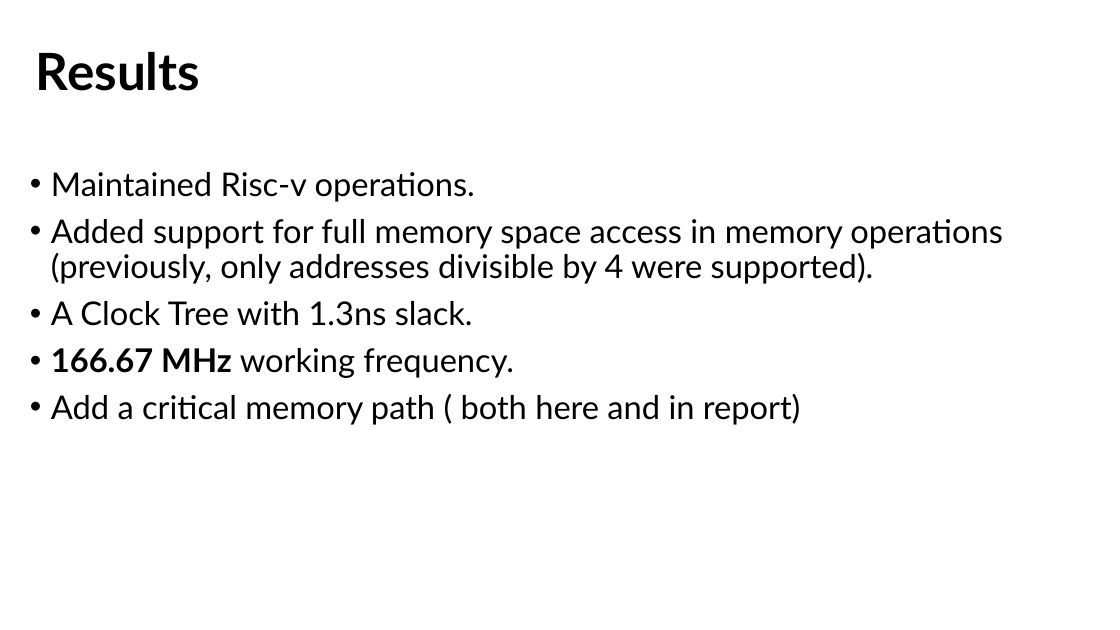
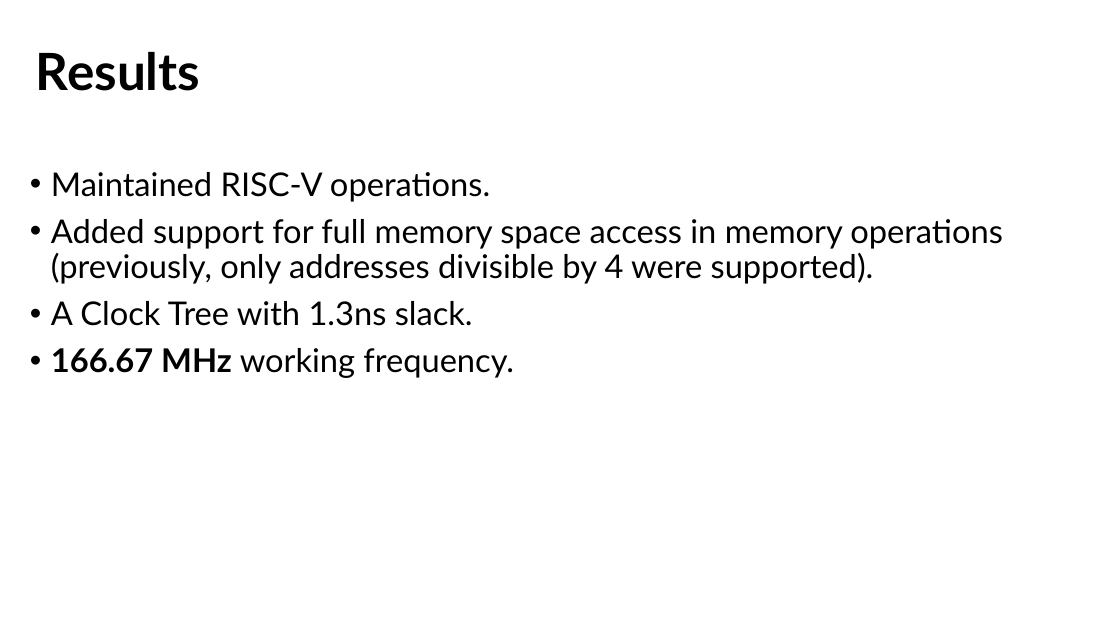
Before and after one commit to muhammad0bi/044169_project_B, a slide deck: slide 13 of Presintaions and Reports/Final presntaion VLSI.pptx (slide 14 before the commit). Drawn at 1120x630 pixels with LibreOffice and Linux fonts; fonts in the diff are those of the drawing. Boxes give left, top, right and bottom in pixels: in the first picture for what was removed or moved away, otherwise in the second. Text is boxed around its words. In the diff, an @@ line names an element or a change of style, - is before the commit and + after.

```diff
--- a/Presintaions and Reports/Final presntaion VLSI.pptx
+++ b/Presintaions and Reports/Final presntaion VLSI.pptx
@@ text at bbox=[51, 172, 490, 202]: text changed @@
-• Maintained Risc-v operations.
+• Maintained RISC-V operations.
@@ text at bbox=[51, 394, 800, 425]: paragraph removed @@
-• Add a critical memory path ( both here and in report)
```
Also in this commit, not shown: 3 other slides changed, 4 slides added, 1 slide removed, 1 other file.
